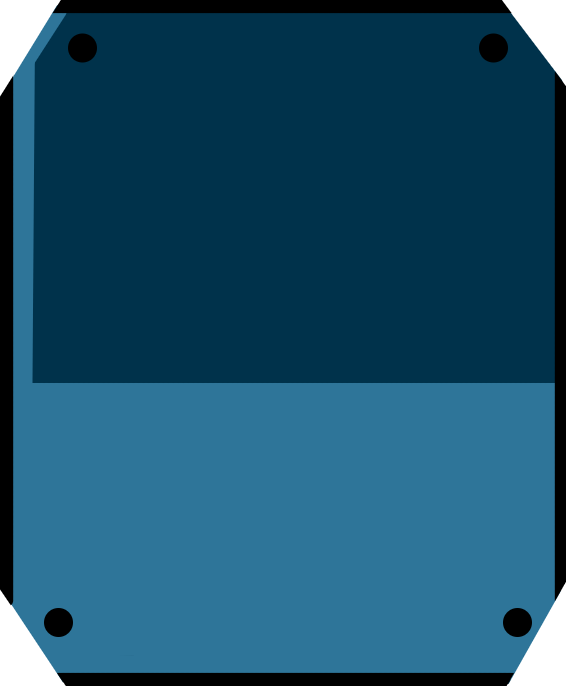
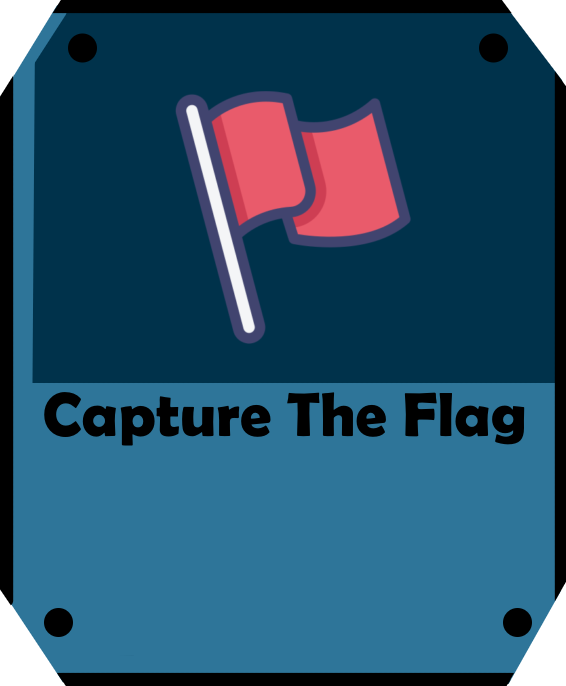
Revision of a layered 566×686 image; what changed, layer by layer:
added layer "Flag.png" above "Vector Layer 1" over [175, 91, 411, 344]
painted on "Paint Layer 2" over [448, 393, 525, 445]